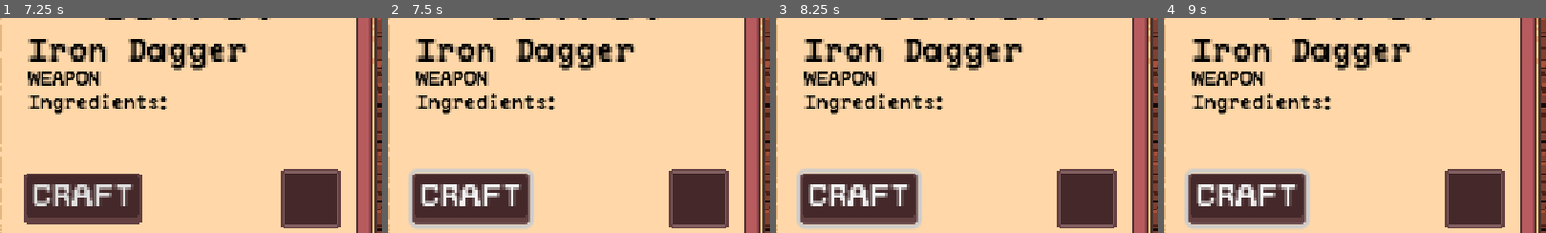
Above: before the commit, frames 1-4 (left to right).
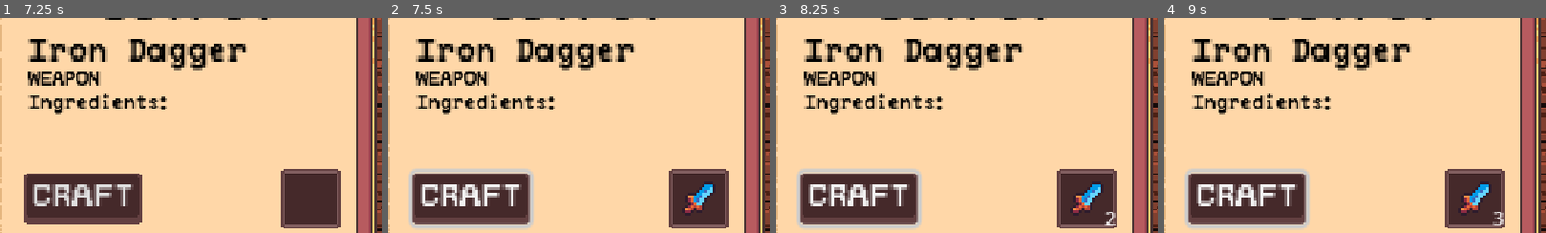
Above: after the commit, the same moments.

Repository: Blortlett/GodotIdle
Game: Godot game, scene res://Scenes/GuiNode.tscn
Same seed, same stepped clock (60 frames per second), same inputs: the game is played once before the commit and once after it.
Inputs (mouse positions are % of the whole screen's width and height, from its top left):
- Up to frame 1 (7.25 s): click "Craft" at 0.5 s; click "Home" at 1.25 s; click "Store" at 2 s; click "Home" at 2.75 s; click "Explore" at 3.5 s; click "Sunny Meadow" at 4.25 s; click "Home" at 5 s; click "Craft" at 5.75 s; tap Enter at 6.5 s; drag from (11, 35) to (60, 28) at 6.52 s
- Up to frame 2 (7.5 s): click "CRAFT" at 7.25 s
- Up to frame 3 (8.25 s): click "CRAFT" at 8 s
- Up to frame 4 (9 s): click "CRAFT" at 8.75 s
The pictures show only the part of the screen within x 50-100%, y 17-67%; the shares and areas given below are measured in that part.

Frame 1 is identical in both runs. In frame 2, 0.4% of the frame differs, in the area x 77-85%, y 77-91%; in frame 3, 0.5%; in frame 4, 0.6%, in the area x 77-89%, y 77-97%.

Commit message:
Craft button generates new item that can be dragged into player inventory

Diff:
--- /dev/null
+++ b/Inventory/GameInventorys/CraftOutputInventory.tres
@@ -0,0 +1,16 @@
+[gd_resource type="Resource" script_class="Inv" load_steps=4 format=3 uid="uid://dffa7cvjsqx8f"]
+
+[ext_resource type="Script" uid="uid://dvu0cvlyuscvd" path="res://Inventory/Scripts/scrInventory.gd" id="1_iv0c6"]
+[ext_resource type="Script" uid="uid://bx52jjxmfncpj" path="res://Inventory/Scripts/scrInventorySlot.gd" id="2_d3tps"]
+
+[sub_resource type="Resource" id="Resource_iv0c6"]
+script = ExtResource("2_d3tps")
+amount = 0
+mIsEquipmentSlot = false
+mEquipmentType = 0
+metadata/_custom_type_script = "uid://bx52jjxmfncpj"
+
+[resource]
+script = ExtResource("1_iv0c6")
+slots = Array[ExtResource("2_d3tps")]([SubResource("Resource_iv0c6")])
+metadata/_custom_type_script = "uid://dvu0cvlyuscvd"
--- a/Inventory/Scripts/scrInventoryActions.gd
+++ b/Inventory/Scripts/scrInventoryActions.gd
@@ -12,6 +12,9 @@
 #Shop inventory slots
 @onready var mShopInventoryParent: Node = get_tree().get_root().get_node("Node/GameUI/SystemUI/ShopMenuUI/InventoryGrid")
 @onready var mShopInventorySlots: Array[Node] = mShopInventoryParent.get_children()
+# Crafting output inventory slot
+@onready var mCraftingOutputInventoryParent = get_tree().get_root().get_node("Node/GameUI/SystemUI/CraftMenuUI/CraftOutputSlot")
+@onready var mCraftingOutputInventorySlot = get_tree().get_root().get_node("Node/GameUI/SystemUI/CraftMenuUI/CraftOutputSlot/InvSlotUI")
 # Inventory Object
 @onready var mInventoryUI: InventoryUI = get_node("../../..")
 @onready var mEquipmentUI: EquipmentManager = get_node("../../CharacterUI/EquipmentUI")
@@ -43,6 +46,11 @@
 		var slot = mShopInventorySlots[i]
 		slot.mouse_entered.connect(func(): OnInventoryHovered(mShopInventoryParent, i))
 		slot.mouse_exited.connect(func(): OnInventoryUnhovered(mShopInventoryParent, i))
+	# Hook up Crafting output functionality
+	# Hmm seems to want an inventory to pull from
+	mCraftingOutputInventorySlot.mouse_entered.connect(func(): OnInventoryHovered(mCraftingOutputInventoryParent, 0))
+	mCraftingOutputInventorySlot.mouse_exited.connect(func(): OnInventoryUnhovered(mCraftingOutputInventoryParent, 0))
+
 
 func OnInventoryHovered(inventoryUI: InventoryUI, slot_index: int):
 	mLastHoveredInvUI = inventoryUI;
--- a/UI/CraftMenuUI/CraftingDescription/nCraftOutputDescription.tscn
+++ b/UI/CraftMenuUI/CraftingDescription/nCraftOutputDescription.tscn
@@ -89,3 +89,5 @@
 offset_bottom = 141.0
 grow_horizontal = 0
 grow_vertical = 1
+
+[connection signal="button_down" from="CraftButton" to="." method="AttemptCraft"]
--- a/UI/CraftMenuUI/CraftingDescription/scrCraftOutputDescription.gd
+++ b/UI/CraftMenuUI/CraftingDescription/scrCraftOutputDescription.gd
@@ -3,6 +3,7 @@
 @export var mItemTypeLabel: Label
 @export var mIngredientsParent: GridContainer
 @export var mCraftButton: Button
+var mCraftMenuUI: CraftMenu
 
 func _ready() -> void:
 	self.visible = false
@@ -14,5 +15,8 @@
 	mItemTypeLabel.text = InvItem.ItemType.keys()[_recipe.Products[0].Item.mItemType]
 	self.visible = true
 
+func AttemptCraft():
+	mCraftMenuUI.CraftItem()
+
 func ClearDescription():
 	self.visible = false;
--- a/UI/CraftMenuUI/nCraftMenuUI.tscn
+++ b/UI/CraftMenuUI/nCraftMenuUI.tscn
@@ -1,11 +1,13 @@
-[gd_scene load_steps=9 format=3 uid="uid://dovwwhvoh2cto"]
+[gd_scene load_steps=11 format=3 uid="uid://dovwwhvoh2cto"]
 
 [ext_resource type="Script" uid="uid://bdwbouykgljvk" path="res://UI/CraftMenuUI/scrCraftMenuUI.gd" id="1_ywx8l"]
 [ext_resource type="Script" uid="uid://dv8hrvgbyh4mv" path="res://Inventory/Crafting/scrCraftingRecipies.gd" id="2_san1y"]
 [ext_resource type="Resource" uid="uid://thka7a5dfkfi" path="res://Inventory/Crafting/RecipieBooks/BookAllRecipies.tres" id="3_qj0yf"]
 [ext_resource type="PackedScene" uid="uid://0luyfwm87ckl" path="res://Inventory/UI/InventoryUI/nInvSlotUI.tscn" id="4_ggusc"]
 [ext_resource type="FontFile" uid="uid://n84lclh7eapu" path="res://Art/Fonts/PeaberryMono.ttf" id="5_ggusc"]
+[ext_resource type="Script" uid="uid://c3uatp5gji5ue" path="res://Inventory/UI/InventoryUI/scrINV_UI.gd" id="6_mfjgl"]
 [ext_resource type="PackedScene" uid="uid://dvd6owu6i6fba" path="res://UI/CraftMenuUI/CraftingDescription/nCraftOutputDescription.tscn" id="7_iqy81"]
+[ext_resource type="Resource" uid="uid://dffa7cvjsqx8f" path="res://Inventory/GameInventorys/CraftOutputInventory.tres" id="7_san1y"]
 [ext_resource type="PackedScene" uid="uid://cw6wtuw8h4nqc" path="res://UI/ButtonUI/nButtonUI.tscn" id="10_m4j1o"]
 
 [sub_resource type="LabelSettings" id="LabelSettings_mew3r"]
@@ -80,7 +82,7 @@
 horizontal_alignment = 1
 vertical_alignment = 1
 
-[node name="CraftOutputSlot" type="Control" parent="."]
+[node name="CraftOutputSlot" type="Control" parent="." node_paths=PackedStringArray("mSlotParent")]
 layout_mode = 1
 anchors_preset = 1
 anchor_left = 1.0
@@ -90,6 +92,9 @@
 offset_right = -10.0
 offset_bottom = 152.0
 grow_horizontal = 0
+script = ExtResource("6_mfjgl")
+mInv = ExtResource("7_san1y")
+mSlotParent = NodePath(".")
 
 [node name="InvSlotUI" parent="CraftOutputSlot" instance=ExtResource("4_ggusc")]
 layout_mode = 0
--- a/UI/CraftMenuUI/scrCraftMenuUI.gd
+++ b/UI/CraftMenuUI/scrCraftMenuUI.gd
@@ -10,7 +10,7 @@
 #-= Craft Output Slot =-
 @export var mCraftOutputDescription: CraftOutputDescription
 var mOutputInvSlot: InvSlot = InvSlot.new()
-@onready var mOutputInvSlotUI: SlotUI = get_node("CraftOutputSlot/InvSlotUI")
+@onready var mOutputInvSlotUI: InventoryUI = get_node("CraftOutputSlot")
 # Selected recipe
 var mIsRecipeSelected: bool = false;
 var mSelectedRecipe: Recipe = null;
@@ -26,7 +26,8 @@
 func _ready() -> void:
 	mHomeButton.pressed.connect(ReturnHome)
 	mGameStateManager.state_changed.connect(CheckMenuOpen)
-	mOutputInvSlotUI.update(mOutputInvSlot)
+	#mOutputInvSlotUI.update(mOutputInvSlot)
+	mCraftOutputDescription.mCraftMenuUI = self
 
 func RefreshCraftables():
 	print_debug(":: CRAFTING ::")
@@ -47,6 +48,9 @@
 	mSelectedRecipe = _CraftOutputTarget
 	mCraftOutputDescription.SetDescription(_CraftOutputTarget)
 
+func CraftItem():
+	print("Crafting: " + mSelectedRecipe.Products[0].Item.name)
+	mOutputInvSlotUI.GetInventory().insert(mSelectedRecipe.Products[0].Item)
 
 func RemoveCraftables():
 	for child in ButtonParent.get_children():
